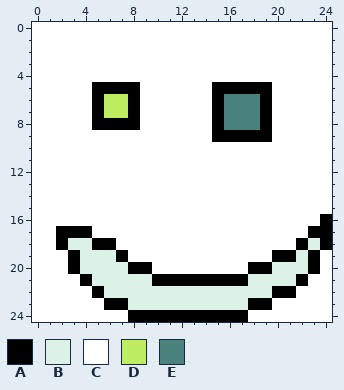
Pixel-art sprite -- images/test_medium_groups_marked.png. Above: the version before the commit.
The file is 25x25 pixels.
Palette (. is transparent): A #000000  B #ddf2e7  C #ffffff  D #beed62  E #49827d
Pixels before, first column x 0:
 0 CCCCCCCCCCCCCCCCCCCCCCCCC
 1 CCCCCCCCCCCCCCCCCCCCCCCCC
 2 CCCCCCCCCCCCCCCCCCCCCCCCC
 3 CCCCCCCCCCCCCCCCCCCCCCCCC
 4 CCCCCCCCCCCCCCCCCCCCCCCCC
 5 CCCCCAAAACCCCCCAAAAACCCCC
 6 CCCCCADDACCCCCCAEEEACCCCC
 7 CCCCCADDACCCCCCAEEEACCCCC
 8 CCCCCAAAACCCCCCAEEEACCCCC
 9 CCCCCCCCCCCCCCCAAAAACCCCC
10 CCCCCCCCCCCCCCCCCCCCCCCCC
11 CCCCCCCCCCCCCCCCCCCCCCCCC
12 CCCCCCCCCCCCCCCCCCCCCCCCC
13 CCCCCCCCCCCCCCCCCCCCCCCCC
14 CCCCCCCCCCCCCCCCCCCCCCCCC
15 CCCCCCCCCCCCCCCCCCCCCCCCC
16 CCCCCCCCCCCCCCCCCCCCCCCCA
17 CCAAACCCCCCCCCCCCCCCCCCAA
18 CCABBAACCCCCCCCCCCCCCCABA
19 CCCABBBACCCCCCCCCCCCAABAC
20 CCCABBBBAACCCCCCCCAABBBAC
21 CCCCABBBBBAAAAAAAABBBBACC
22 CCCCCABBBBBBBBBBBBBBAACCC
23 CCCCCCAABBBBBBBBBBAACCCCC
24 CCCCCCCCAAAAAAAAAACCCCCCC
The same view after the edit:
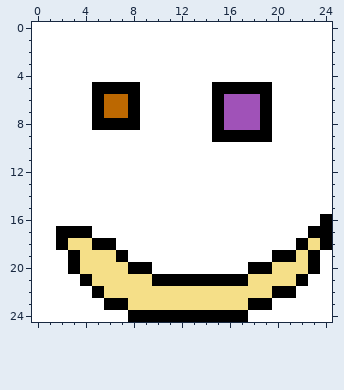
What changed:
Colour B changes from #ddf2e7 to #f5df88.
Colour D changes from #beed62 to #bc6801.
Colour E changes from #49827d to #a052b8.
Changed places in both pictures, as pixel boxes (x1, y1, x2, y2):
changed: (104, 94, 128, 118)
changed: (224, 94, 260, 130)
changed: (68, 238, 320, 310)
